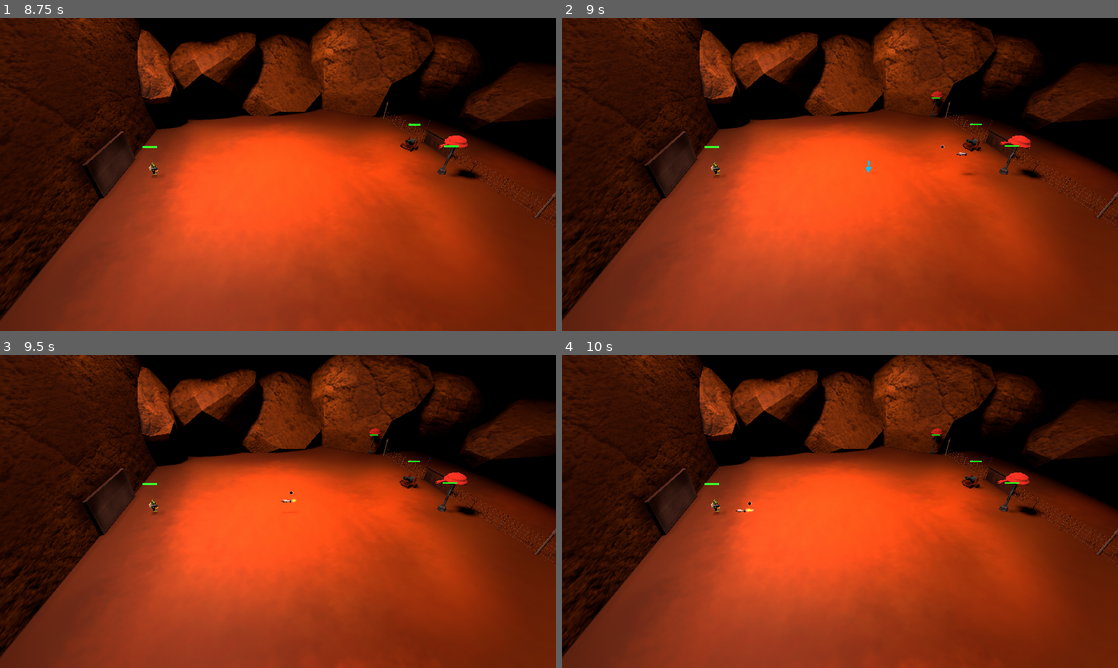
Above: before the commit, frames 1-4 (two rows, left to right).
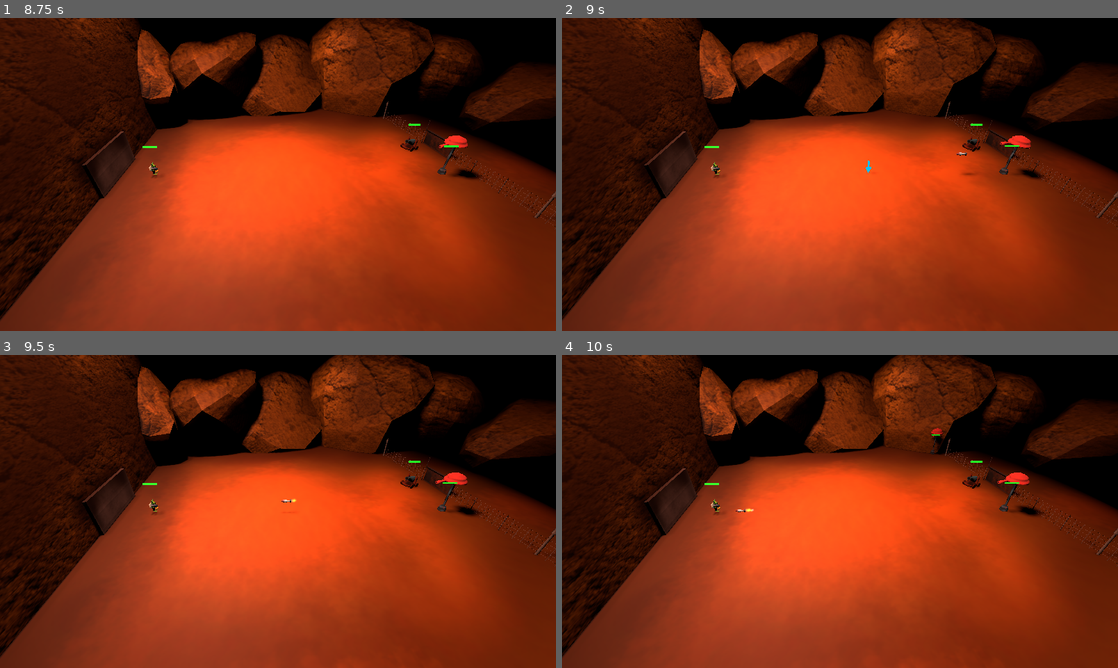
Above: after the commit, the same moments.

Repository: joaoapm/gameoff2020
Game: Godot game, scene res://scenes/Intro.tscn
Same seed, same stepped clock (60 frames per second), same inputs: the game is played once before the commit and once after it. Video files are missing from this copy of the repository; at most half a second of black plays in their place.
Inputs (mouse positions are in pixels of both pictures, inside the frame that each line leads up to):
- Up to frame 1 (8.75 s): click "Start" at 0.5 s; click "Start" at 1.25 s; click "GO!" at 2 s; click "GO!" at 2.75 s; click "GO!" at 3.5 s; tap Enter at 4.25, 5.75, 7.25 s; move the mouse to (400, 158) at 4.27 s; click (400, 158) at 4.42 s; tap Space at 5, 6.5, 8 s; move the mouse to (166, 190) at 5.02 s; click (166, 190) at 5.17 s; move the mouse to (333, 105) at 5.77 s; click (333, 105) at 5.92 s; move the mouse to (250, 237) at 6.52 s; click (250, 237) at 6.67 s; move the mouse to (444, 221) at 7.27 s; click (444, 221) at 7.42 s; move the mouse to (111, 127) at 8.02 s; click (111, 127) at 8.17 s
- Up to frame 2 (9 s): move the mouse to (867, 174) at 8.77 s; click (867, 174) at 8.92 s
- Up to frame 3 (9.5 s): no input
- Up to frame 4 (10 s): move the mouse to (756, 433) at 9.52 s; click (756, 433) at 9.67 s

Frame 1 is identical in both runs. In frame 2, 0.2% of the frame differs, in the area x 66-76%, y 23-43%; in frame 3, 0.2%, in the area x 52-76%, y 23-45%; in frame 4, less than 0.1%.

Commit message:
no message

Diff:
--- a/Implementacao/CourageousFred/scenes/LevelComplete.tscn
+++ b/Implementacao/CourageousFred/scenes/LevelComplete.tscn
@@ -256,7 +256,7 @@
 rect_pivot_offset = Vector2( 259.983, 22.5 )
 custom_fonts/font = SubResource( 3 )
 custom_colors/font_color = Color( 0.905882, 0.333333, 0.0627451, 1 )
-text = "   Gunslinger
+text = "   Rocketeer
 Hits  a random
 flying  targets"
 __meta__ = {
@@ -415,7 +415,7 @@
 custom_fonts/font = SubResource( 3 )
 custom_colors/font_color = Color( 0.905882, 0.333333, 0.0627451, 1 )
 text = "  Rocketeer
-Hihts flying
+Hits flying
 targets"
 __meta__ = {
 "_edit_use_anchors_": false
--- a/Implementacao/CourageousFred/script/Barrier.gd
+++ b/Implementacao/CourageousFred/script/Barrier.gd
@@ -1,6 +1,6 @@
 extends Spatial
 
-var hp:int = 4
+var hp:int = 3
 
 func init( point) -> void:
 	$ProgBar.setValueMax(hp)
--- a/Implementacao/CourageousFred/script/Bullet.gd
+++ b/Implementacao/CourageousFred/script/Bullet.gd
@@ -8,8 +8,12 @@
 var muzzle_velocity = 25
 var velocity = Vector3.ZERO
 var isArea = false
+var isTargeted = false
 
 func _physics_process(delta):
+
+	if isTargeted && (target == null || target.hp < 1):
+		queue_free()
 
 	if _canDodge:
 		look_at(transform.origin + velocity.normalized(), Vector3.UP)
@@ -51,6 +55,7 @@
 	else:
 		transform = charShot.getAtackPos().global_transform
 		target	= targetChar
+		isTargeted = true
 
 func processAreaAtack():
 	var bodies = $Area.get_overlapping_bodies ( )
--- a/Implementacao/CourageousFred/script/EnemyGenerator.gd
+++ b/Implementacao/CourageousFred/script/EnemyGenerator.gd
@@ -11,7 +11,7 @@
 var nbLevel3 = 20
 var maxLvl3 = 8
 
-var varTimerSpaw=5
+var varTimerSpaw=6
 var varTimerAtack=2.5
 
 var places = []
@@ -26,7 +26,7 @@
 	spawEnemy()
 
 	if Super.level == 3:
-		varTimerAtack=6
+		varTimerAtack=7
 
 	timer = Timer.new()
 	timer.connect("timeout",self,"spawEnemy")
@@ -122,7 +122,8 @@
 	if listAerial.size() > 0:
 		var random = rand_range(0, listAerial.size())
 		var enemySel = listAerial[random]
-		if enemySel != null && enemySel.hp > 0 :
+		var name= enemySel.get_name()
+		if enemySel != null && "Character" in enemySel.get_name()  && enemySel.hp > 0 :
 			return enemySel
 	return null
 
@@ -144,7 +145,7 @@
 	if Super.charactersNode.get_child_count() > 0:
 		var random = randi() % Super.charactersNode.get_child_count() + 1
 		var charSel = Super.charactersNode.get_child(random - 1)
-		if charSel != null && charSel.hp > 0 :
+		if charSel != null && "Character" in charSel.get_name() && charSel.hp > 0 :
 			return charSel
 	return null
 
--- a/Implementacao/CourageousFred/script/Game.gd
+++ b/Implementacao/CourageousFred/script/Game.gd
@@ -9,6 +9,7 @@
 	Super.menuAction = $MenuAction
 	Super.transitionUI = $TransitionUI
 
-	GameHelper.processCoolDown(self)
+	if !Super.timerCoolDown:
+		Super.timerCoolDown = GameHelper.processCoolDown(self)
 
 	Super.enemyNode.init()
--- a/Implementacao/CourageousFred/script/Super.gd
+++ b/Implementacao/CourageousFred/script/Super.gd
@@ -9,6 +9,7 @@
 var inimigo
 var transitionUI
 var level = 1
+var timerCoolDown = false
 
 var selectedCharacter
 
--- a/Implementacao/CourageousFred/util/GameHelper.gd
+++ b/Implementacao/CourageousFred/util/GameHelper.gd
@@ -7,8 +7,9 @@
 	node.add_child(timer)
 	timer.start()
 
-func processCoolDown(node):
+func processCoolDown(node) -> bool:
 	GameHelper.createTimer(self,"coolDownTimer")
+	return true
 
 func coolDownTimer():
 	for skill in Super.COOLDOWN:
--- a/Implementacao/CourageousFred/util/SkillUtil.gd
+++ b/Implementacao/CourageousFred/util/SkillUtil.gd
@@ -104,9 +104,9 @@
 		character.doAtack(target.get_global_transform().origin,true, null)
 		target.addLife(1)
 		var timer = Timer.new()
-		timer.connect("timeout",self,"afterAtack")
+		timer.connect("timeout",self,"afterAtack", [character])
 		timer.set_wait_time(1)
-		add_child(timer)
+		character.add_child(timer)
 		timer.start()
 
 func AERIAL_ATACK(character,point,id) :
@@ -118,9 +118,9 @@
 		bulledAdd.init(character,enemy,Super.TEAM.PLAYER,false, Super.TYPE_BULLET.ROCKET, false)
 		character.doAtack(enemy.get_global_transform().origin, true, null)
 		var timer = Timer.new()
-		timer.connect("timeout",self,"afterAtack")
+		timer.connect("timeout",self,"afterAtack", [character])
 		timer.set_wait_time(1)
-		add_child(timer)
+		character.add_child(timer)
 		timer.start()
 
 func GRANADE(character,point,id) :
